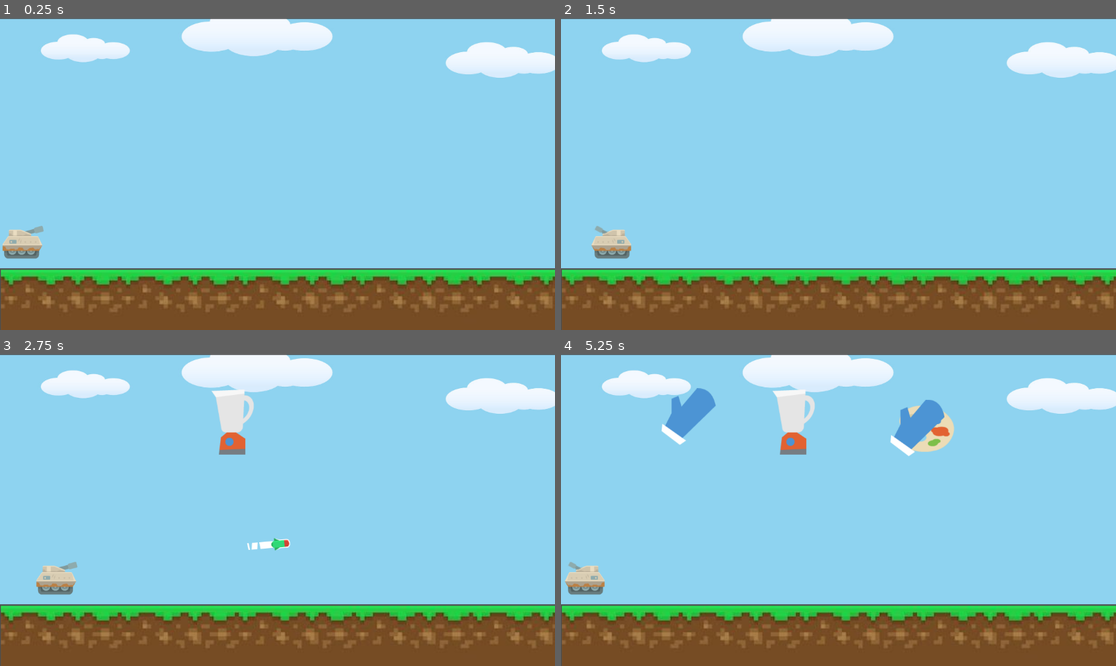
Above: before the commit, frames 1-4 (two rows, left to right).
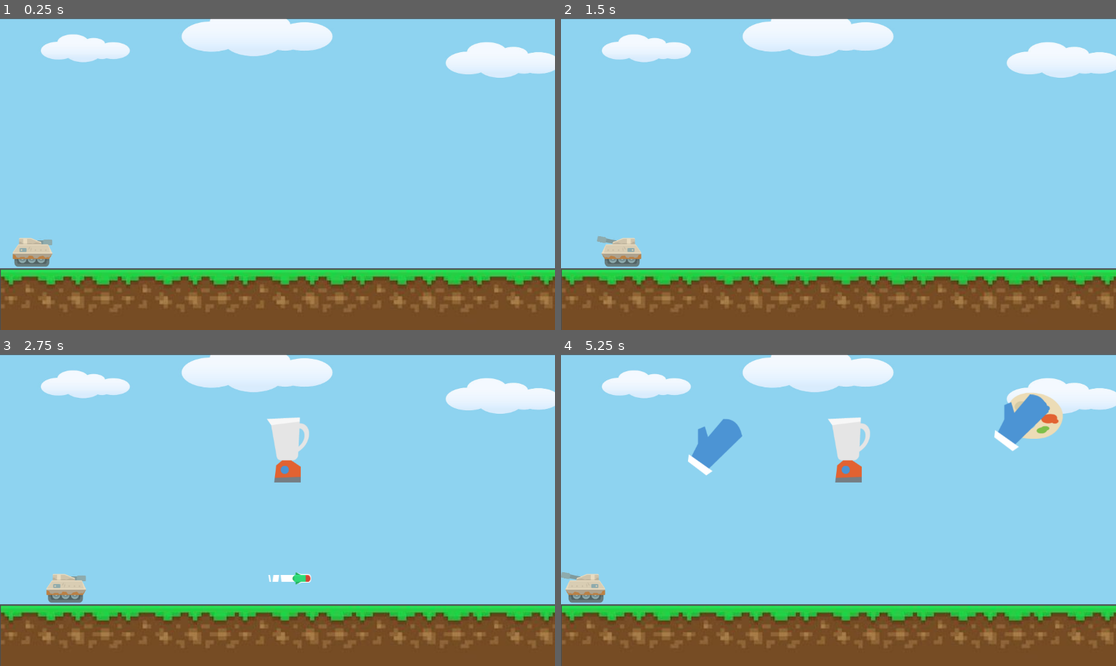
Above: after the commit, the same moments.

Repository: KristoByte/DreamTanks
Game: Godot game, scene res://main.tscn
The game is run twice, just before and just after one commit, with the same random seed, the same clock (stepped at 60 frames per second) and the same inputs.
Inputs (mouse positions are in pixels of both pictures, inside the frame that each line leads up to):
- Up to frame 1 (0.25 s): no input
- Up to frame 2 (1.5 s): tap Enter at 0.5 s; move the mouse to (960, 158) at 0.52 s; hold D (move_right) 0.53-1.28 s; hold Mouse wheel down (aim_down) 0.53-1.28 s; tap Mouse wheel up (aim_up) at 0.8, 1.35 s; move the mouse to (727, 189) at 1.27 s; hold A (move_left) from 1.28 s (still down)
- Up to frame 3 (2.75 s): click (166, 525) at 1.55 s; move the mouse to (333, 441) at 2.02 s; release A (move_left) at 2.03 s; hold D (move_right) from 2.03 s (still down); hold Mouse wheel down (aim_down) from 2.03 s (still down); click (333, 441) at 2.1 s
- Up to frame 4 (5.25 s): move the mouse to (810, 572) at 2.77 s; release Mouse wheel down (aim_down) at 2.78 s; tap Mouse wheel down (aim_down) at 2.85, 4.55 s; tap Mouse wheel up (aim_up) at 3.05 s; move the mouse to (1005, 556) at 3.52 s; release D (move_right) at 3.53 s; hold Mouse wheel up (aim_up) 3.53-4.28 s; hold A (move_left) from 3.53 s (still down); click (1005, 556) at 3.8 s; move the mouse to (672, 463) at 4.27 s; click (672, 463) at 4.35 s; move the mouse to (866, 510) at 5.02 s; hold Mouse wheel down (aim_down) from 5.03 s (still down)

The runs differ from the first frame. In frame 1, 0.8% of the frame differs, in the area x 0-10%, y 66-80%; in frame 2, 0.8%; in frame 3, 3.2%; in frame 4, 7.4%, in the area x 0-91%, y 10-80%.

Commit message:
smooth aim implemented

Diff:
--- a/bullet.gd
+++ b/bullet.gd
@@ -2,7 +2,7 @@
 
 @export var explosion_scene : PackedScene
 
-var child_exit_count = 0
+
 var speed = 750
 
 # Called when the node enters the scene tree for the first time.
@@ -16,12 +16,11 @@
 
 func _physics_process(delta):
 	position += transform.x * speed * delta
-#might need to change mobs to obstacle?
+
 func _on_body_entered(body):
 	if body.is_in_group("obstacles"):
 		var explosion = explosion_scene.instantiate()
 		body.add_child(explosion)
-		#body.queue_free()
 	queue_free()
 
 func _on_visible_on_screen_notifier_2d_screen_exited():
--- a/main.gd
+++ b/main.gd
@@ -8,6 +8,7 @@
 @export var obstacle_scene : PackedScene
 
 var objCount = 0
+
 #counts the number of objects currently spawned in the scene
 
 # Called when the node enters the scene tree for the first time.
@@ -27,7 +28,7 @@
 	#and the count goes under 5
 	if objCount < 5:
 		var obstacle = obstacle_scene.instantiate()
-
+		#need to spawn objects not on top of each other
 
 		var obstacle_spawn_location = $ObstaclePath/ObstacleSpawnLocation
 		obstacle_spawn_location.progress_ratio = randf()
@@ -50,3 +51,12 @@
 
 func _on_start_timer_timeout():
 	$ObstacleTimer.start()
+
+
+
+
+
+func _on_child_exiting_tree(node):
+	if node.is_in_group("obstacles"):
+		objCount -= 1
+		#add obj destroyed counter? to find a spawning stopping point
--- a/main.tscn
+++ b/main.tscn
@@ -7,9 +7,9 @@
 
 [sub_resource type="Curve2D" id="Curve2D_yvamw"]
 _data = {
-"points": PackedVector2Array(0, 0, 0, 0, 146.451, 124.586, 0, 0, 0, 0, 817.451, 157.586)
+"points": PackedVector2Array(0, 0, 0, 0, 128.451, 117.586, 0, 0, 0, 0, 331.451, 198.586, 0, 0, 0, 0, 466.451, 75.5864, 0, 0, 0, 0, 594.451, 202.586, 0, 0, 0, 0, 707.451, 81.5864, 0, 0, 0, 0, 876.451, 184.586, 0, 0, 0, 0, 1075.45, 80.5864)
 }
-point_count = 2
+point_count = 7
 
 [node name="Main" type="Node"]
 script = ExtResource("1_537py")
@@ -31,15 +31,16 @@
 curve = SubResource("Curve2D_yvamw")
 
 [node name="ObstacleSpawnLocation" type="PathFollow2D" parent="ObstaclePath"]
-position = Vector2(146.451, 124.586)
-rotation = 0.0491407
+position = Vector2(128.451, 117.586)
+rotation = 0.379657
 
 [node name="StartTimer" type="Timer" parent="."]
 one_shot = true
 
 [node name="StartPosition" type="Marker2D" parent="."]
-position = Vector2(-2, -26.104)
+position = Vector2(69, 483)
 
+[connection signal="child_exiting_tree" from="." to="." method="_on_child_exiting_tree"]
 [connection signal="hit" from="Player" to="." method="game_over"]
 [connection signal="timeout" from="ObstacleTimer" to="." method="_on_obstacle_timer_timeout"]
 [connection signal="timeout" from="StartTimer" to="." method="_on_start_timer_timeout"]
--- a/player.gd
+++ b/player.gd
@@ -10,6 +10,7 @@
 var aim_direction = 0
 var flip_direction = 0
 var hit_count = 0
+var flipped_back = false
 
 
 
@@ -29,6 +30,32 @@
 # Called every frame. 'delta' is the elapsed time since the previous frame.
 func _process(delta):
 	var velocity = Vector2.ZERO
+	var plRot = $AnimatedSprite2D.rotation
+	if flip_direction == 0:
+		if flipped_back == true:
+			plRot = plRot * -1
+			$AnimatedSprite2D.rotation = plRot
+			flipped_back = false
+		if plRot >= -1.0:
+			if Input.is_action_pressed("aim_up"):
+				$AnimatedSprite2D.rotation -= 0.05
+		if plRot <= -0.01:
+			if Input.is_action_pressed("aim_down"):
+				$AnimatedSprite2D.rotation += 0.05
+	if flip_direction == 1:
+		plRot = abs(plRot)
+		$AnimatedSprite2D.rotation = plRot
+		flipped_back = true
+		if plRot <= 1.0:
+			if Input.is_action_pressed("aim_up"):
+				$AnimatedSprite2D.rotation += 0.05
+		if plRot >= 0.01:
+			if Input.is_action_pressed("aim_down"):
+				$AnimatedSprite2D.rotation -= 0.05
+
+	if Input.is_action_just_pressed("shoot"):
+		shoot()
+
 	if Input.is_action_pressed("move_right"):
 		velocity.x += 1
 		flip_direction = 0
@@ -36,91 +63,37 @@
 		velocity.x -= 1
 		flip_direction = 1
 
-	if Input.is_action_just_pressed("shoot"):
-		shoot()
 
 	if velocity.length() > 0:
 		velocity = velocity.normalized() * speed
-		$AnimatedSprite2D.play()
+		$TankBody.play()
 	else:
-		$AnimatedSprite2D.stop()
+		$TankBody.stop()
 
 	position += velocity * delta
 	position = position.clamp(Vector2.ZERO, screen_size)
 
-	if velocity.x > 0:
-		#$AnimatedSprite2D.animation = "default"
-		flip_direction = 0
+	if flip_direction == 1:
+		$TankBody.flip_h = true
+		$AnimatedSprite2D.flip_h = true
+		$AnimatedSprite2D.position.x = -10
+		$AnimatedSprite2D.offset.x = -20
+	if flip_direction == 0:
+		$TankBody.flip_h = false
 		$AnimatedSprite2D.flip_h = false
-		if Input.is_action_just_pressed("aim_up"):
-			if hit_count == 0:
-				$AnimatedSprite2D.animation = "default_aim_up"
-			if hit_count == 1:
-				$AnimatedSprite2D.animation = "one_hit_aim_up"
-			if hit_count == 2:
-				$AnimatedSprite2D.animation = "two_hit_aim_up"
-			aim_direction = 1
-		if Input.is_action_just_pressed("aim_down"):
-			if hit_count == 0:
-				$AnimatedSprite2D.animation = "default"
-			if hit_count == 1:
-				$AnimatedSprite2D.animation = "one_hit"
-			if hit_count == 2:
-				$AnimatedSprite2D.animation = "two_hit"
-			aim_direction = 0
-		#make sure to add another if to check if player has been hit to play other animations
-
-	if velocity.x == 0:
-		#$AnimatedSprite2D.animation = "default"
-		if Input.is_action_just_pressed("aim_up"):
-			aim_direction = 1
-			if hit_count == 0:
-				$AnimatedSprite2D.animation = "default_aim_up"
-			if hit_count == 1:
-				$AnimatedSprite2D.animation = "one_hit_aim_up"
-			if hit_count == 2:
-				$AnimatedSprite2D.animation = "two_hit_aim_up"
-
-		if Input.is_action_just_pressed("aim_down"):
-			if hit_count == 0:
-				$AnimatedSprite2D.animation = "default"
-			if hit_count == 1:
-				$AnimatedSprite2D.animation = "one_hit"
-			if hit_count == 2:
-				$AnimatedSprite2D.animation = "two_hit"
-			aim_direction = 0
-
-		if flip_direction == 1:
-			$AnimatedSprite2D.flip_h = true
-		if flip_direction == 0:
-			$AnimatedSprite2D.flip_h = false
-
-
-
-	if velocity.x < 0:
-		$AnimatedSprite2D.flip_h = true
-		flip_direction = 1
+		$AnimatedSprite2D.offset.x = 20
+		$AnimatedSprite2D.position.x = 0
 
 
 func shoot():
+	var b = Bullet.instantiate()
+	add_child(b)
+	b.transform = $AnimatedSprite2D.global_transform
+	b.position = $AnimatedSprite2D.position
+	if flip_direction == 1:
+		b.speed = -750
 	if flip_direction == 0:
-		if aim_direction == 1:
-			var b = Bullet.instantiate()
-			owner.add_child(b)
-			b.transform = $Muzzle2.global_transform
-		if aim_direction == 0:
-			var b = Bullet.instantiate()
-			owner.add_child(b)
-			b.transform = $Muzzle.global_transform
-	if flip_direction == 1:
-		if aim_direction == 1:
-			var b = Bullet.instantiate()
-			owner.add_child(b)
-			b.transform = $Muzzle4.global_transform
-		if aim_direction == 0:
-			var b = Bullet.instantiate()
-			owner.add_child(b)
-			b.transform = $Muzzle3.global_transform
+		b.speed = 750
 
 	#need to work on obstacles next so you can test the hit animations
 	#maybe add animation for the "part" falling off?
@@ -129,6 +102,10 @@
 
 func _on_hit():
 	hit_count += 1
+	if hit_count == 1:
+		$TankBody.animation = "one_hit"
+	if hit_count == 2:
+		$TankBody.animation = "two_hit"
 	if hit_count == 3:
 		hide()
 	hit.emit()
--- a/player.tscn
+++ b/player.tscn
@@ -1,17 +1,31 @@
-[gd_scene load_steps=9 format=3 uid="uid://df070s4xww1fk"]
+[gd_scene load_steps=10 format=3 uid="uid://df070s4xww1fk"]
 
 [ext_resource type="Script" path="res://player.gd" id="1_g8e48"]
-[ext_resource type="Texture2D" uid="uid://o7cfs378qpd4" path="res://Assets/tanks_tankDesert1.png" id="1_tckxp"]
-[ext_resource type="Texture2D" uid="uid://dboe0fx4q4if" path="res://Assets/OpenTank.png" id="2_5euuq"]
 [ext_resource type="PackedScene" uid="uid://du0dwhgxgh8qn" path="res://bullet.tscn" id="2_huq42"]
-[ext_resource type="Texture2D" uid="uid://b864fcuf4t13l" path="res://Assets/OpenTank2.png" id="3_g7ld5"]
-[ext_resource type="Texture2D" uid="uid://d1x2en6x2irb" path="res://Assets/tank_aim_up1.png" id="3_ghg47"]
+[ext_resource type="Texture2D" uid="uid://w7queaeb414l" path="res://Assets/tanks_turret1.png" id="3_bbawn"]
+[ext_resource type="Texture2D" uid="uid://cjjd5hnwgvgv3" path="res://Assets/tank1NoMuzzle.png" id="4_mx707"]
+[ext_resource type="Texture2D" uid="uid://b1k4ijb6addiw" path="res://Assets/tank2NoMuzzle.png" id="5_khyry"]
+[ext_resource type="Texture2D" uid="uid://ckoeul67qfhu6" path="res://Assets/tank3NoMuzzle.png" id="6_hctnl"]
 
 [sub_resource type="SpriteFrames" id="SpriteFrames_jyi0a"]
 animations = [{
 "frames": [{
 "duration": 1.0,
-"texture": ExtResource("1_tckxp")
+"texture": ExtResource("3_bbawn")
+}],
+"loop": true,
+"name": &"default",
+"speed": 5.0
+}]
+
+[sub_resource type="RectangleShape2D" id="RectangleShape2D_aq6nq"]
+size = Vector2(81, 59)
+
+[sub_resource type="SpriteFrames" id="SpriteFrames_40ywx"]
+animations = [{
+"frames": [{
+"duration": 1.0,
+"texture": ExtResource("4_mx707")
 }],
 "loop": true,
 "name": &"default",
@@ -19,41 +33,20 @@
 }, {
 "frames": [{
 "duration": 1.0,
-"texture": ExtResource("3_ghg47")
-}],
-"loop": true,
-"name": &"default_aim_up",
-"speed": 5.0
-}, {
-"frames": [{
-"duration": 1.0,
-"texture": ExtResource("2_5euuq")
+"texture": ExtResource("5_khyry")
 }],
 "loop": true,
 "name": &"one_hit",
 "speed": 5.0
 }, {
-"frames": [],
-"loop": true,
-"name": &"one_hit_aim_up",
-"speed": 5.0
-}, {
 "frames": [{
 "duration": 1.0,
-"texture": ExtResource("3_g7ld5")
+"texture": ExtResource("6_hctnl")
 }],
 "loop": true,
 "name": &"two_hit",
 "speed": 5.0
-}, {
-"frames": [],
-"loop": true,
-"name": &"two_hit_aim_up",
-"speed": 5.0
 }]
-
-[sub_resource type="RectangleShape2D" id="RectangleShape2D_aq6nq"]
-size = Vector2(81, 59)
 
 [node name="Player" type="Area2D"]
 collision_mask = 2
@@ -61,28 +54,14 @@
 Bullet = ExtResource("2_huq42")
 
 [node name="AnimatedSprite2D" type="AnimatedSprite2D" parent="."]
-position = Vector2(-2, -26.1038)
+position = Vector2(22, -17)
 sprite_frames = SubResource("SpriteFrames_jyi0a")
-offset = Vector2(50, 492)
 
 [node name="CollisionShape2D" type="CollisionShape2D" parent="."]
-position = Vector2(46, 467)
+position = Vector2(-1, 2)
 shape = SubResource("RectangleShape2D_aq6nq")
 
-[node name="Muzzle" type="Marker2D" parent="."]
-position = Vector2(90, 435.896)
-rotation = -0.0855211
-
-[node name="Muzzle2" type="Marker2D" parent="."]
-position = Vector2(82, 434.896)
-rotation = -0.598648
-
-[node name="Muzzle3" type="Marker2D" parent="."]
-position = Vector2(6, 437)
-rotation = 3.22711
-
-[node name="Muzzle4" type="Marker2D" parent="."]
-position = Vector2(16, 435)
-rotation = 3.74024
+[node name="TankBody" type="AnimatedSprite2D" parent="."]
+sprite_frames = SubResource("SpriteFrames_40ywx")
 
 [connection signal="body_entered" from="." to="." method="_on_body_entered"]
Binary file added: Assets/tank1NoMuzzle.png
Binary file added: Assets/tank2NoMuzzle.png
Binary file added: Assets/tank3NoMuzzle.png
